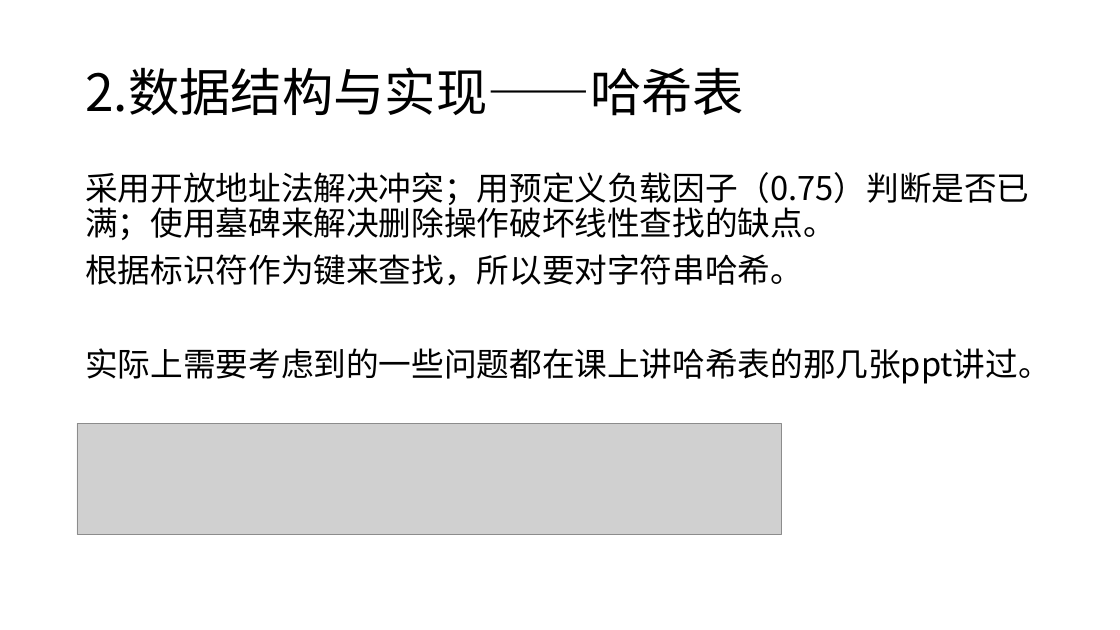
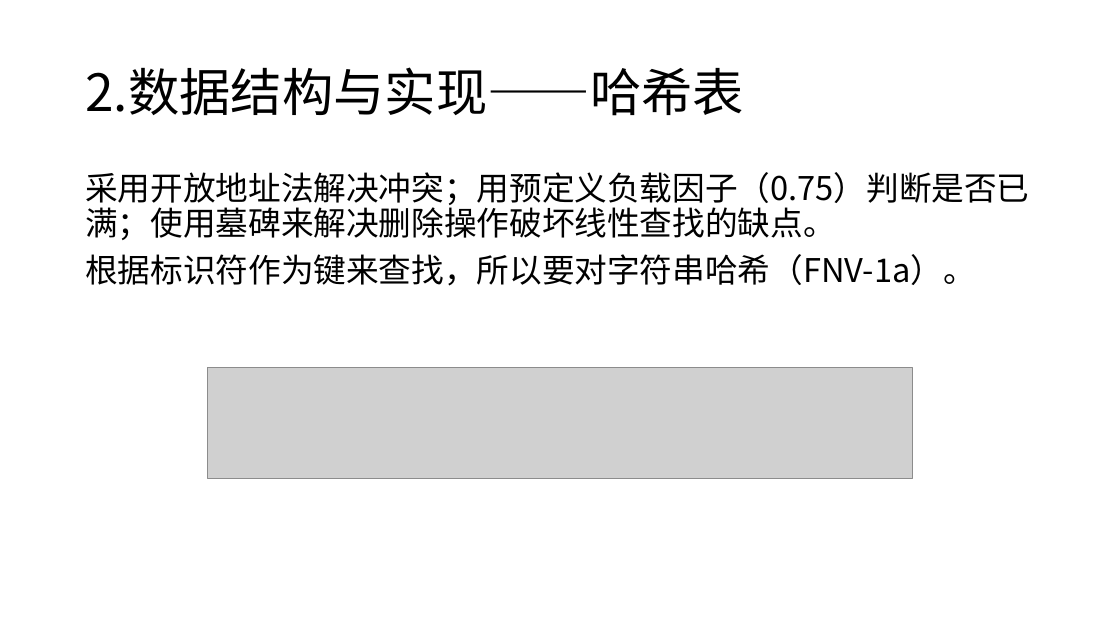
Before and after one commit to Blackteaxx/PythonDataAnalyze, a slide deck: slide 7 of Blakcteaxx/Clox.pptx. Drawn at 1120x630 pixels with LibreOffice and Linux fonts; fonts in the diff are those of the drawing; grey boxes stand for pictures; background and template pictures are left out. Boxes give left, top, right and bottom in pixels: in the first picture for what was removed or moved away, otherwise in the second. Text is boxed around its words. In the diff, an @@ line names an element or a change of style, - is before the commit and + after.

```diff
--- a/Blakcteaxx/Clox.pptx
+++ b/Blakcteaxx/Clox.pptx
@@ text at [85, 254, 975, 286]: text changed @@
-根据标识符作为键来查找，所以要对字符串哈希。
-实际上需要考虑到的一些问题都在课上讲哈希表的那几张ppt讲过。
+根据标识符作为键来查找，所以要对字符串哈希（FNV-1a）。
@@ picture: place and size @@
-picture at [77, 423, 781, 534]
+picture at [208, 368, 912, 479]
```
Also in this commit, not shown: 17 other slides changed, 2 slides added, 2 slides removed, 20 other files.
